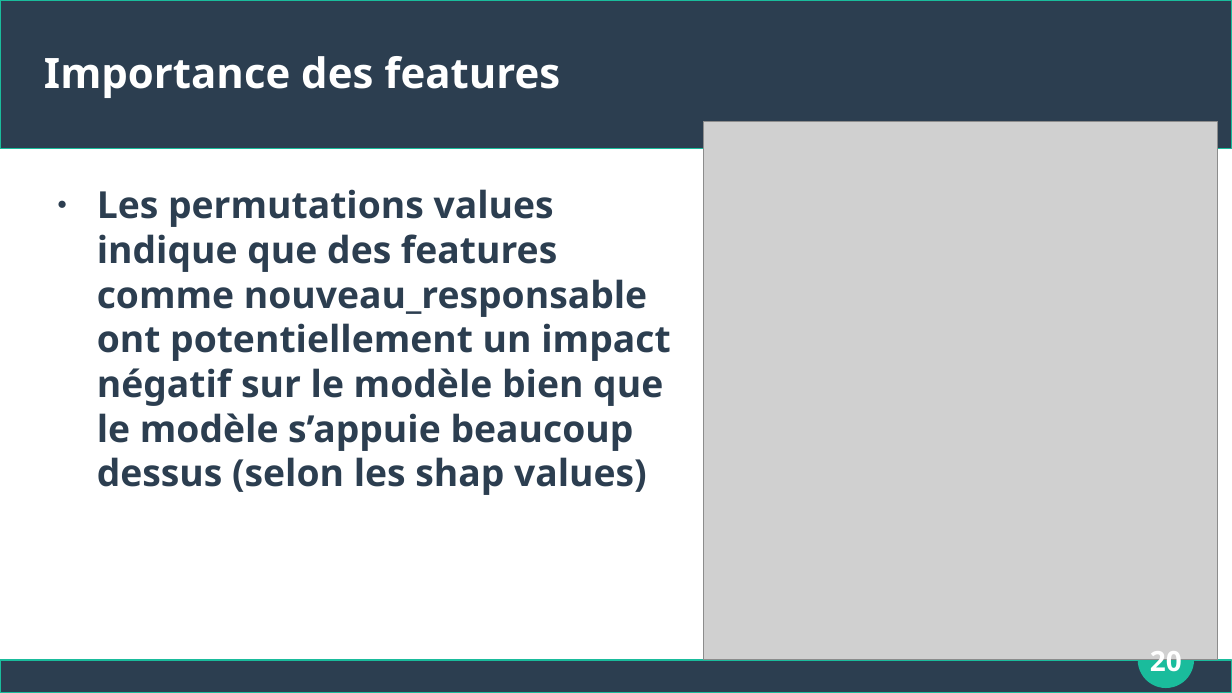
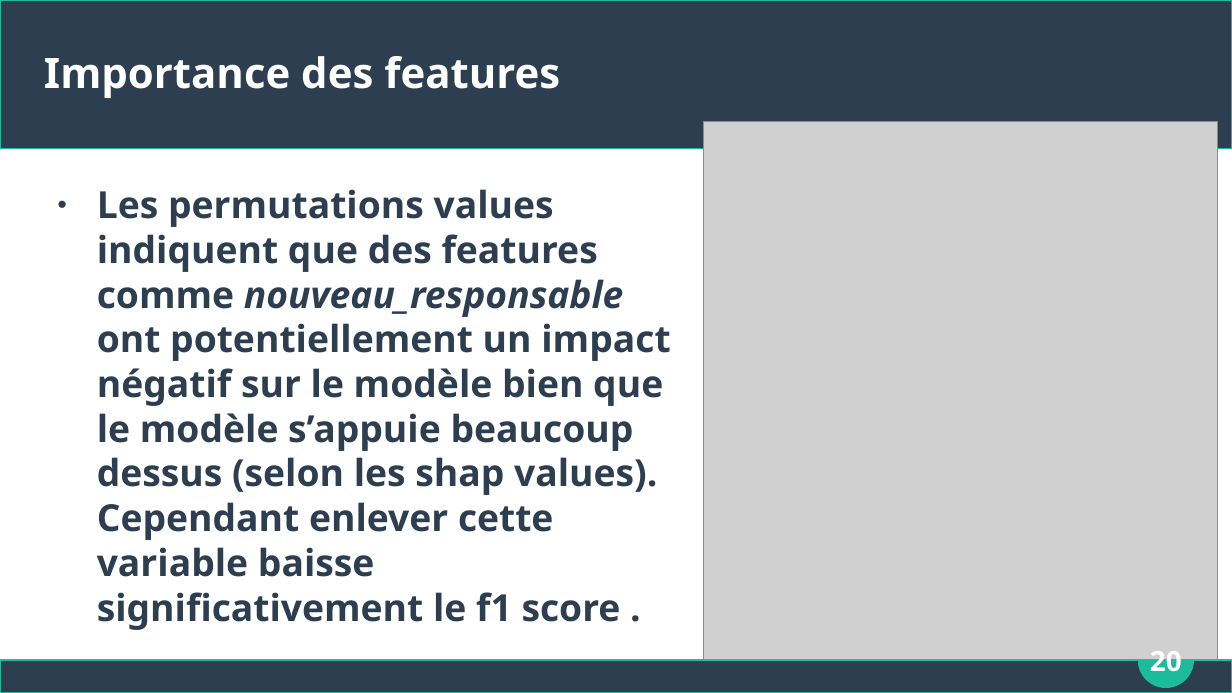
Before and after one commit to Apinsun/Projet4, a slide deck: slide 20 of presentation.odp. Drawn at 1232x693 pixels with LibreOffice and Linux fonts; fonts in the diff are those of the drawing; grey boxes stand for pictures. Boxes give left, top, right and bottom in pixels: in the first picture for what was removed or moved away, otherwise in the second. Text is boxed around its words. In the diff, an @@ line names an element or a change of style, - is before the commit and + after.

```diff
--- a/presentation.odp
+++ b/presentation.odp
@@ text at [97, 189, 670, 630]: text changed @@
-● Les permutations values indique que des features comme nouveau_responsable ont potentiellement un impact négatif sur le modèle bien que le modèle s’appuie beaucoup dessus (selon les shap values)
+● Les permutations values indiquent que des features comme nouveau_responsable ont potentiellement un impact négatif sur le modèle bien que le modèle s’appuie beaucoup dessus (selon les shap values). Cependant enlever cette variable baisse significativement le f1 score .
```
Also in this commit, not shown: 4 other slides changed, 2 other files.
